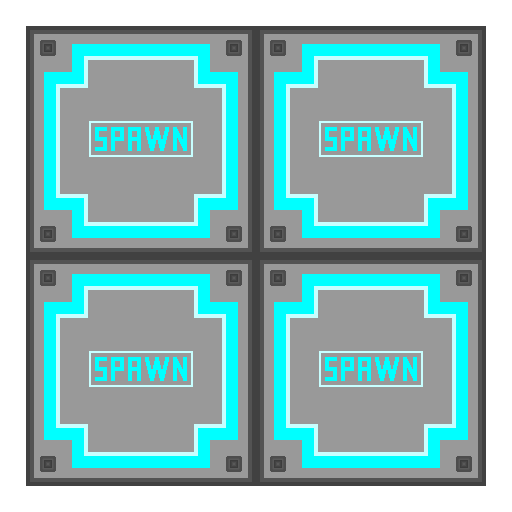
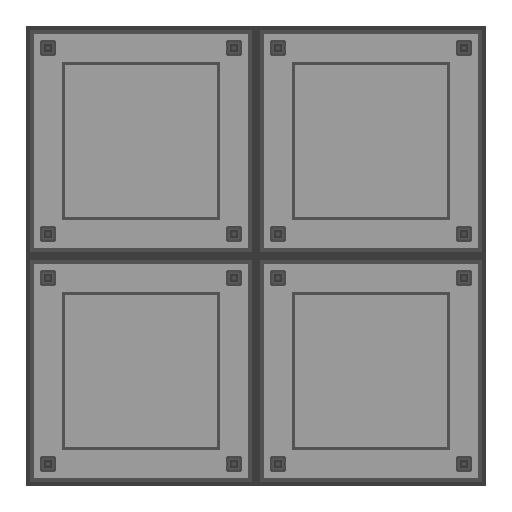
Comparing the layer stacks of the two (512, 512) images. Changes:
hid group "Metal Floor 01.1 spawn" (5 layers) over [44, 44, 468, 468]
showed group "Metal Floor 01" (7 layers) over [44, 44, 468, 468]
added layer "рамка2 копия" in group "Metal Floor 01" over [62, 292, 450, 450]
showed "рамка2" (2nd of 2, in "Metal Floor 01"), painted on it over [62, 62, 450, 220]
